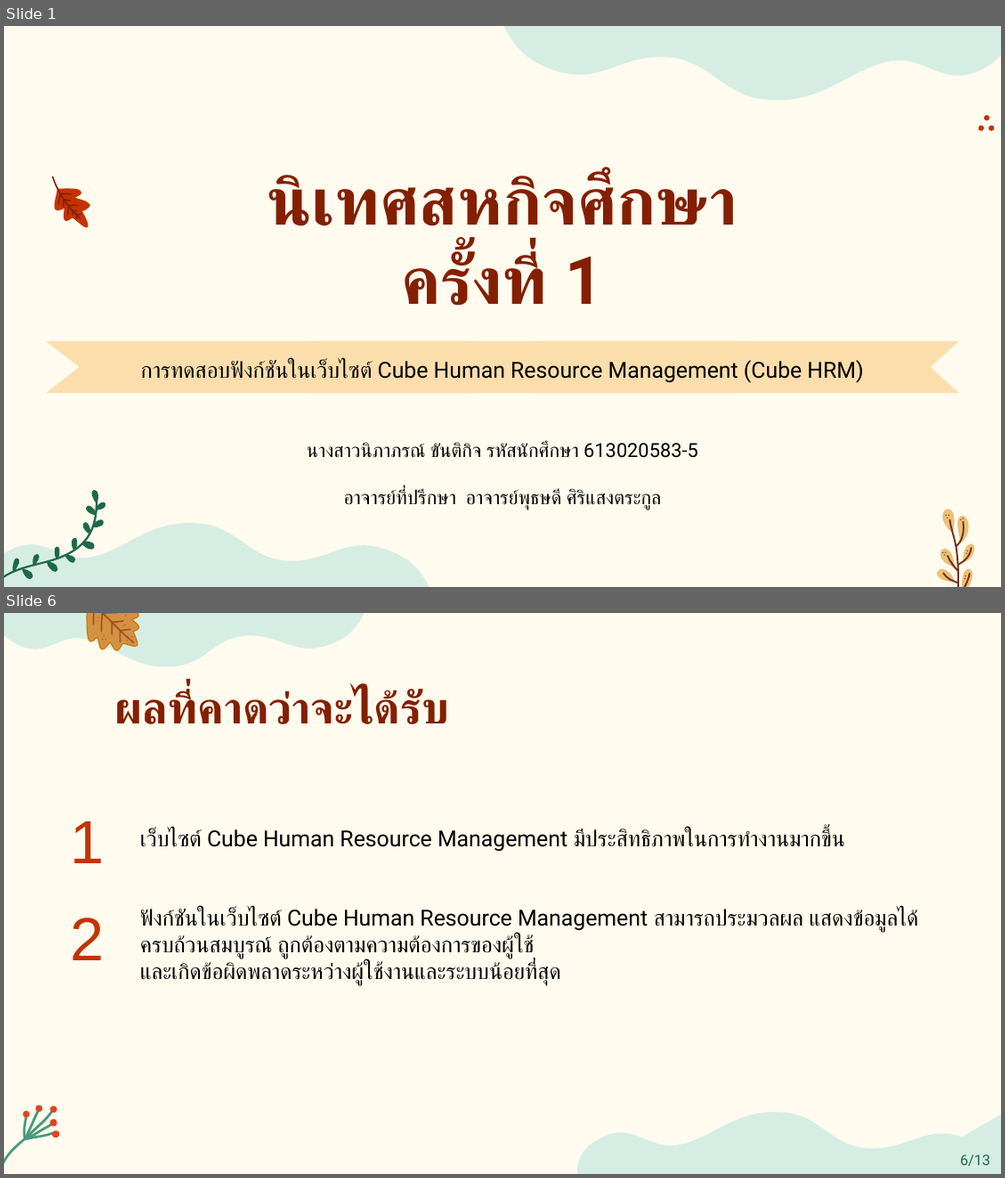
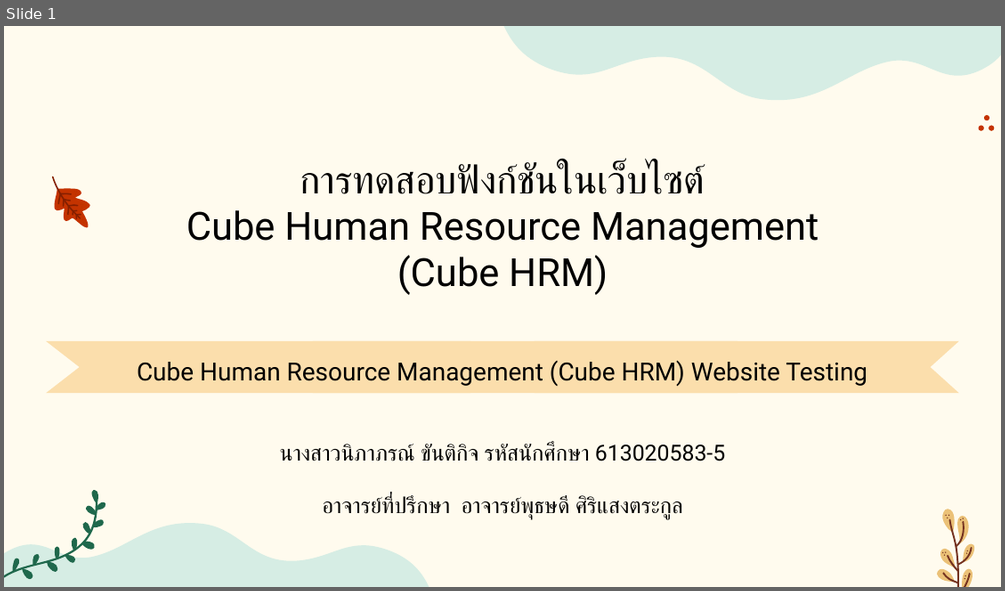
Before and after one commit to kh-nipaphorn/CubeSoftTech_WorkingSpace, a slide deck: Final Present/presentation_Nipaphorn_613020583-5 .pptx. Shown one above the other, each under a label of ours: slides 1 and 6 before the commit, slide 1 after it; the slides between them are not shown. The pictures are 1005x1178 and 1005x591 pixels, drawn with LibreOffice and Linux fonts; fonts in the diff are those of the drawing. Boxes give left, top, right and bottom in pixels: in the first picture for what was removed or moved away, otherwise in the second. Text is boxed around its words. In the diff, an @@ line names an element or a change of style, - is before the commit and + after.

```diff
--- a/Final Present/presentation_Nipaphorn_613020583-5 .pptx
+++ b/Final Present/presentation_Nipaphorn_613020583-5 .pptx
@@ slide 6 removed at <box>4,613,1001,1174</box>, background #FFFBEE @@
@@ freeform shape removed at <box>4,613,364,666</box> @@
@@ group removed at <box>86,613,140,651</box>: 16 freeform shapes @@
@@ title removed at <box>115,690,449,724</box> @@
-ผลที่คาดว่าจะได้รับ
@@ text removed at <box>70,821,104,863</box> @@
-1
@@ text removed at <box>140,829,918,985</box> @@
-เว็บไซต์ Cube Human Resource Management มีประสิทธิภาพในการทำงานมากขึ้น
-ฟังก์ชันในเว็บไซต์ Cube Human Resource Management สามารถประมวลผล แสดงข้อมูลได้ครบถ้วนสมบูรณ์ ถูกต้องตามความต้องการของผู้ใช้
-และเกิดข้อผิดพลาดระหว่างผู้ใช้งานและระบบน้อยที่สุด
@@ text removed at <box>70,917,104,960</box> @@
-2
@@ group removed at <box>4,1097,61,1174</box>: 9 freeform shapes @@
@@ freeform shape removed at <box>577,1111,1001,1174</box> @@
@@ triangle removed at <box>899,1117,1001,1174</box> @@
-6/13
@@ slide 1 changed as well @@
@@ title "การทดสอบฟังก์ชันในเว็บไซต์ Cube Human Resource Management ..." at <box>186,163,818,295</box>: vertical alignment bottom to middle @@
@@ title at <box>186,163,818,295</box>: text changed; size 48 to 28 pt; text colour #841F00 to #000000; bold off @@
-นิเทศสหกิจศึกษา
-ครั้งที่ 1
+การทดสอบฟังก์ชันในเว็บไซต์
+Cube Human Resource Management (Cube HRM)
@@ subtitle at <box>137,360,867,386</box>: text changed; size 16 to 18 pt @@
-การทดสอบฟังก์ชันในเว็บไซต์ Cube Human Resource Management (Cube HRM)
+Cube Human Resource Management (Cube HRM) Website Testing
@@ text "นางสาวนิภาภรณ์ ขันติกิจ รหัสนักศึกษา 613020583-5": place and size @@
-text "นางสาวนิภาภรณ์ ขันติกิจ รหัสนักศึกษา 613020583-5" at <box>307,442,698,510</box>
+text "นางสาวนิภาภรณ์ ขันติกิจ รหัสนักศึกษา 613020583-5" at <box>280,443,725,519</box>
@@ text "นางสาวนิภาภรณ์ ขันติกิจ รหัสนักศึกษา 613020583-5" at <box>280,443,725,519</box>: size 14 to 16 pt @@
```
Also in this commit, not shown: 5 other slides changed, 31 slides added, 6 other slides removed, 19 other files.
